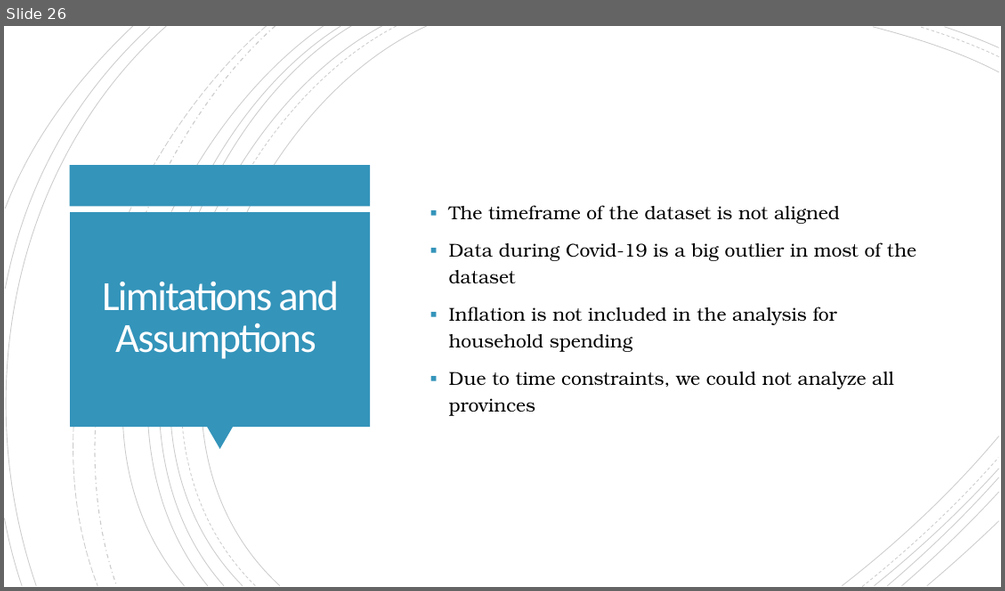
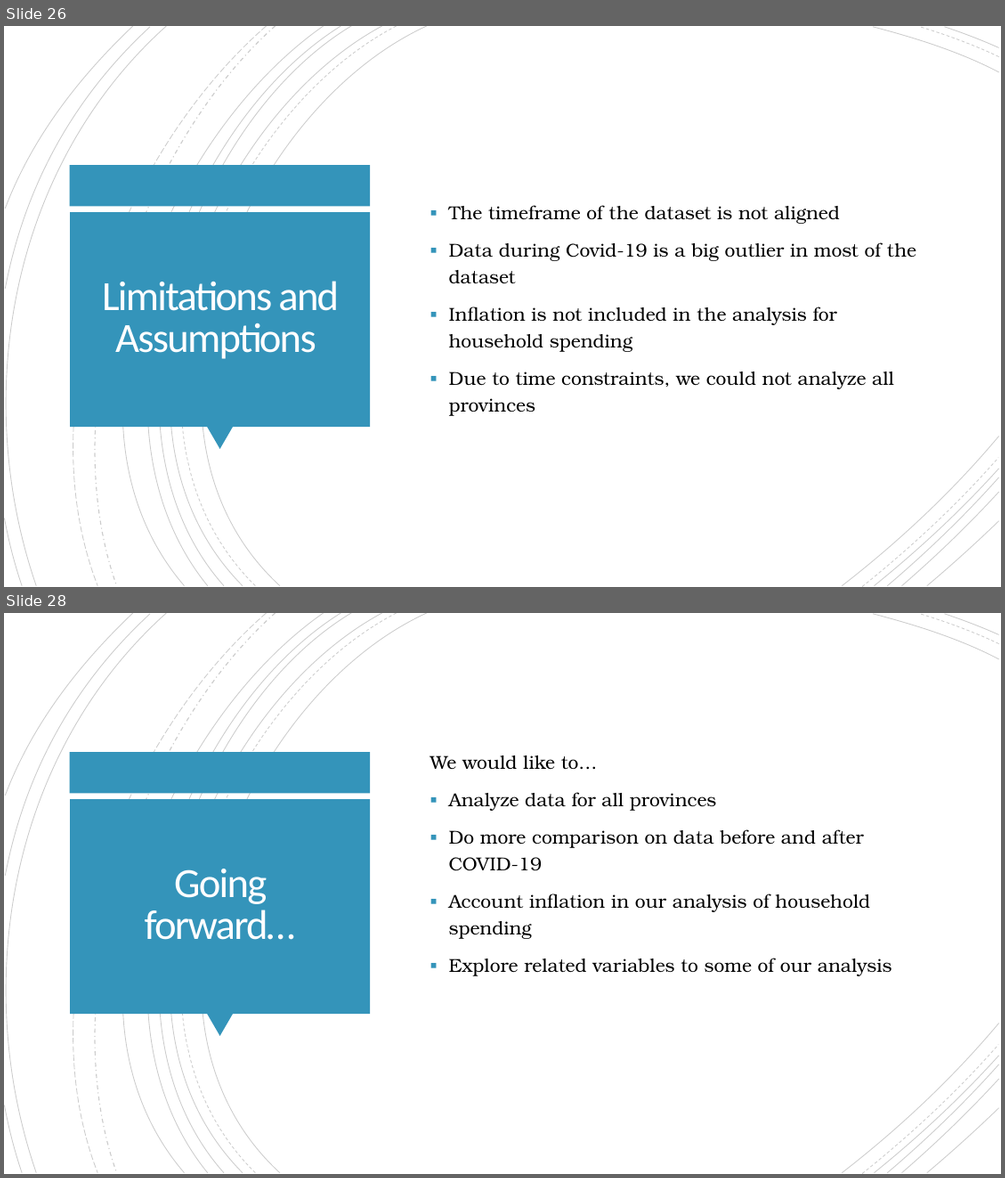
Before and after one commit to Cadeem-M/Project-1-Unemployment, a slide deck: Unemployment Analysis Presentation - Group 2.pptx. Shown one above the other, each under a label of ours: slide 26 before the commit, slides 26 and 28 after it; the slides between them are not shown. The pictures are 1005x591 and 1005x1178 pixels, drawn with LibreOffice and Linux fonts; fonts in the diff are those of the drawing. Boxes give left, top, right and bottom in pixels: in the first picture for what was removed or moved away, otherwise in the second. Text is boxed around its words. In the diff, an @@ line names an element or a change of style, - is before the commit and + after.

```diff
--- a/Unemployment Analysis Presentation - Group 2.pptx
+++ b/Unemployment Analysis Presentation - Group 2.pptx
@@ slide 28 added at (x1=4, y1=613, x2=1001, y2=1174), background #FFFFFF; not listed: 24 template elements that a slide beside it also shows @@
@@ text added at (x1=430, y1=755, x2=892, y2=976), 18 pt, text #000000 @@
+We would like to…
+▪ Analyze data for all provinces
+▪ Do more comparison on data before and after COVID-19
+▪ Account inflation in our analysis of household spending
+▪ Explore related variables to some of our analysis
@@ title added at (x1=145, y1=868, x2=296, y2=940), 40 pt, text #FFFEFF @@
+Going forward…
```
Also in this commit, not shown: 1 slide changed, 1 other slide added, 1 other file.
